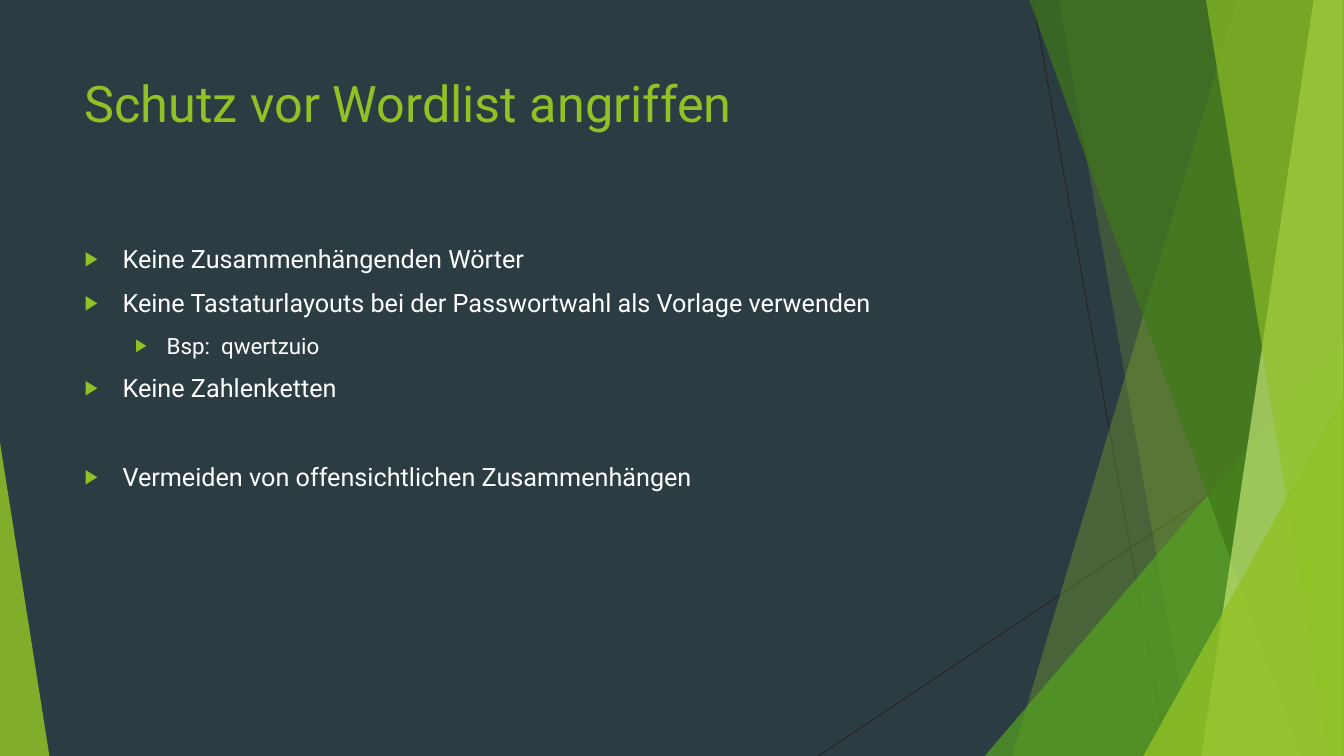
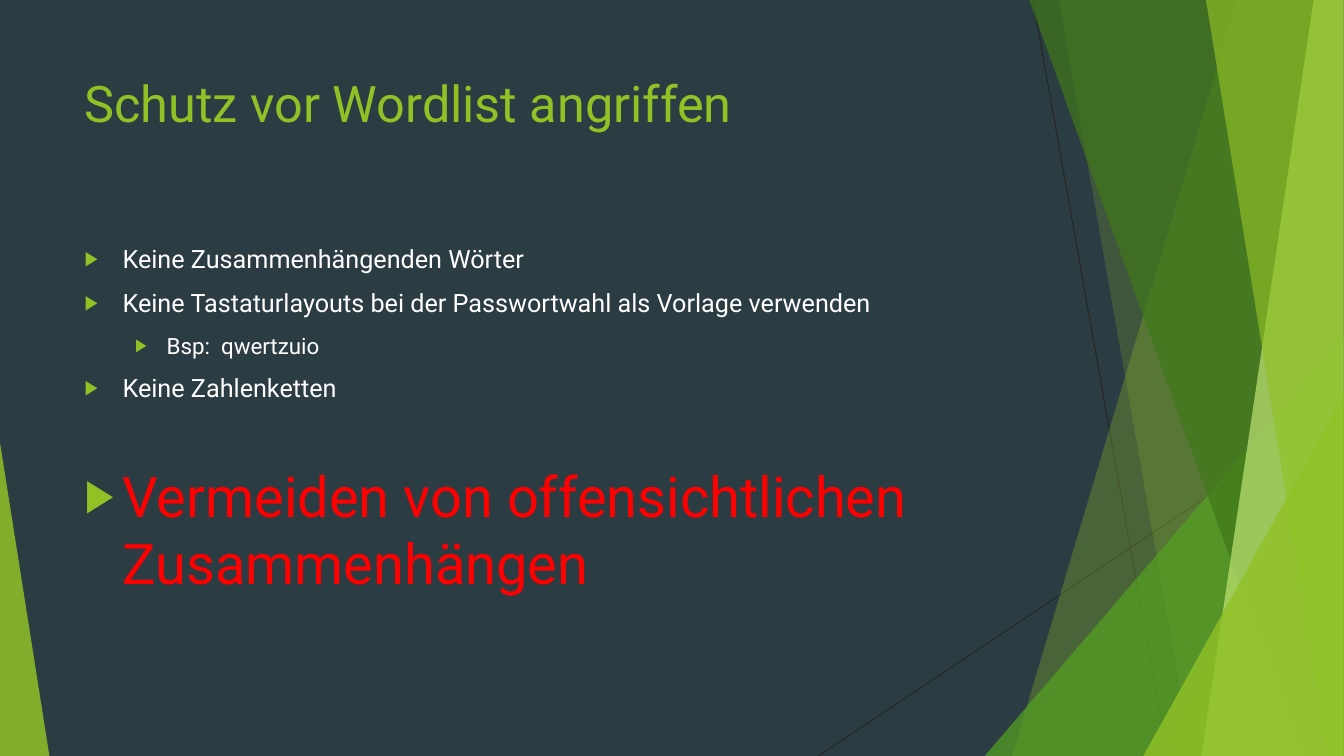
Before and after one commit to StefanSchuck/JohnTheRipperVortrag, a slide deck: slide 13 of Vortrag.pptx (slide 12 before the commit). Drawn at 1344x756 pixels with LibreOffice and Linux fonts; fonts in the diff are those of the drawing. Boxes give left, top, right and bottom in pixels: in the first picture for what was removed or moved away, otherwise in the second. Text is boxed around its words. In the diff, an @@ line names an element or a change of style, - is before the commit and + after.

```diff
--- a/Vortrag.pptx
+++ b/Vortrag.pptx
@@ text at (123,474,906,596): size 18 to 40 pt, text colour #FFFFFF to #FF0000 in "Vermeiden von offensichtlichen Zusammenhängen" @@
```
Also in this commit, not shown: 8 other slides changed, 3 slides added, 5 slides removed.
